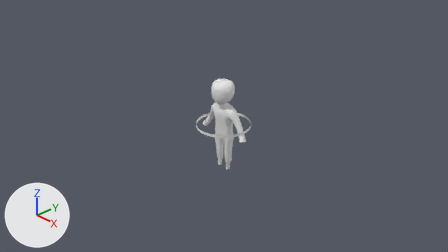
The Blender file Assets/Models/Player/player.blend: old version first, new version second.
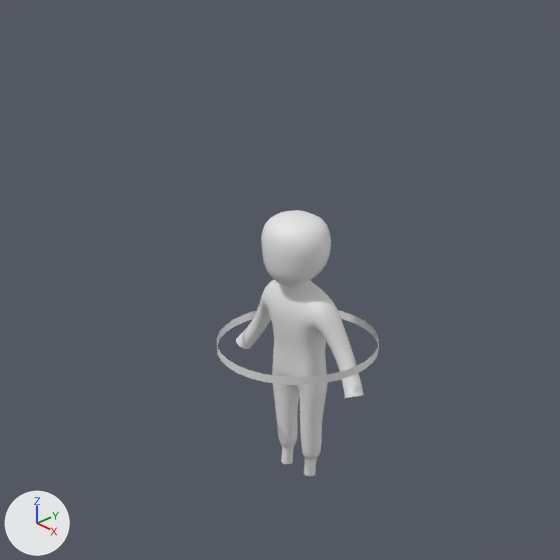
There are two pictures of each version: one from the file's camera 'Camera', one close up on the part from 27% to 70% of the width and 3% to 78% of the height. Every picture has the same lights, and +X, +Y and +Z are marked at lower left.

Script lines for the objects in view, before the commit:
```python
me_circle = bpy.data.meshes.new('Circle')
me_circle.from_pydata(...)  # 64 vertices, 32 faces; spans x -0.5..0.5, y -0.5..0.5, z -0.054..0.0
me_circle.polygons.foreach_set('use_smooth', [True] * 32)
me_cube_001 = bpy.data.meshes.new('Cube.001')
me_cube_001.from_pydata(...)  # 67 vertices, 56 faces; spans x 0.0..0.558, y -0.144..0.152, z -0.918..0.448
me_cube_001.polygons.foreach_set('use_smooth', [True] * 56)
# before: 27 (0.425, 0.112, 0.002), 28 (0.421, 0.007, -0.002), 29 (0.34, 0.107, -0.064), 30 (0.341, -0.001, -0.064), 31 (0.558, 0.064, -0.189)
# before: 32 (0.553, -0.052, -0.164), 33 (0.449, 0.046, -0.241), 34 (0.45, -0.073, -0.21)
me_cube_002 = bpy.data.meshes.new('Cube.002')
me_cube_002.from_pydata(...)  # 30 vertices, 24 faces; spans x 0.0..0.232, y -0.223..0.195, z -1.116..-0.647
me_cube_002.polygons.foreach_set('use_smooth', [True] * 24)
ob_body = bpy.data.objects.new('Body', me_cube_001)
ob_body.location = (0.0, 0.0, 0.0)
_m = ob_body.modifiers.new('Mirror', 'MIRROR')
_m = ob_body.modifiers.new('Subdivision', 'SUBSURF')
_m.levels = 2
ob_hat = bpy.data.objects.new('Hat', me_circle)
ob_hat.location = (0.0, 0.0, 0.0)
ob_head = bpy.data.objects.new('Head', me_cube_002)
ob_head.location = (0.0, 0.0, 1.479)
_m = ob_head.modifiers.new('Mirror', 'MIRROR')
_m = ob_head.modifiers.new('Subdivision', 'SUBSURF')
_m.levels = 2
```
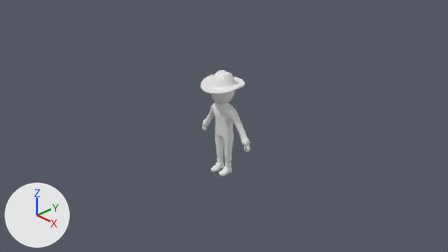
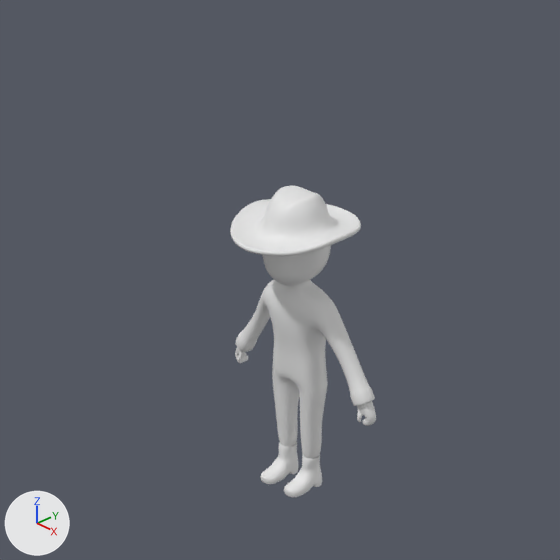
Commit message: player modelled

Location of each change, (x1, y1, x2, y2) in pixels of the close-ups (560 x 560 px):
'Body', reshaped
    before: (236, 280, 364, 476)
    after: (236, 280, 375, 459)
'Hat', reshaped, moved, modifiers changed (19% narrower, 7% shorter)
    before: (217, 310, 379, 385)
    after: (230, 186, 361, 256)
'Shoes', added
    after: (260, 442, 322, 497)
'Hands', added
    after: (235, 347, 376, 426)
part 1 of me_cube_001, built on
    before: (236, 297, 364, 398)
    after: (236, 295, 375, 406)
part 2 of me_circle, added
    after: (230, 186, 361, 256)
part 3 of me_circle, deleted
    before: (217, 310, 379, 385)
'Head', unchanged, covered by the edit
    before: (261, 210, 331, 286)
    after: (263, 245, 331, 286)

What changed in the scene script:
```text
Change me_cube_001:
    where me_cube_001.from_pydata(...)  # 67 vertices, 56 faces; spans x 0.0..0.558, y -0.144..0.152, z -0.918..0.448
    used by ob_body; location = (0.0, 0.0, 0.0)
    verts and faces of me_cube_001; kept vertices keep their numbers, new ones are numbered from 67
    me_cube_001 part 1
    add verts[27] = (0.434, 0.112, 0.027)  # moved
    add verts[30] = (0.35, -0.001, -0.039)  # moved
    add verts[28] = (0.431, 0.007, 0.023)  # moved
    add verts[29] = (0.35, 0.107, -0.04)  # moved
    add verts[31] = (0.56, 0.105, -0.146)  # moved
    add verts[32] = (0.556, -0.014, -0.148)  # moved
    add verts[33] = (0.455, 0.099, -0.207)  # moved
    add verts[34] = (0.456, -0.024, -0.204)  # moved
    add verts[67] = (0.57, 0.117, -0.14)
    add verts[68] = (0.565, -0.024, -0.142)
    add verts[69] = (0.446, 0.109, -0.213)
    add verts[70] = (0.446, -0.036, -0.209)
    add verts[71] = (0.609, 0.117, -0.207)
    add verts[72] = (0.604, -0.024, -0.208)
    add verts[73] = (0.485, 0.109, -0.279)
    add verts[74] = (0.486, -0.036, -0.275)
    add verts[75] = (0.602, 0.108, -0.211)
    add verts[76] = (0.597, -0.016, -0.213)
    add verts[77] = (0.493, 0.101, -0.274)
    add verts[78] = (0.493, -0.027, -0.271)
    add verts[79] = (0.577, 0.095, -0.196)
    add verts[80] = (0.573, -0.005, -0.197)
    add verts[81] = (0.488, 0.089, -0.247)
    add verts[82] = (0.489, -0.014, -0.245)
    add faces += [(33, 69, 70, 34), (31, 67, 69, 33), (32, 34, 70, 68), (31, 32, 68, 67), (69, 73, 74, 70), (67, 71, 73, 69)]
    add faces += [(68, 70, 74, 72), (67, 68, 72, 71), (72, 74, 78, 76), (71, 72, 76, 75), (73, 77, 78, 74), (71, 75, 77, 73)]
    add faces += [(77, 81, 82, 78), (75, 79, 81, 77), (76, 78, 82, 80), (75, 76, 80, 79)]
Change me_circle:
    used by ob_hat; location = (0.0, 0.0, 0.0)
    remove me_circle.from_pydata(...)  # 64 vertices, 32 faces; spans x -0.5..0.5, y -0.5..0.5, z -0.054..0.0
    add me_circle.from_pydata(...)  # 238 vertices, 209 faces; spans x 0.0..0.383, y -0.409..0.408, z 0.709..0.985
    me_circle part 2: 238 vertices added at x 0.0..0.383, y -0.409..0.408, z 0.709..0.985
    me_circle part 3: 64 vertices removed from x -0.5..0.5, y -0.5..0.5, z -0.054..0.0
Add me_cube_005:
    me_cube_005.from_pydata(...)  # 70 vertices, 75 faces; spans x 0.041..0.18, y -0.204..0.094, z -0.991..-0.772
    me_cube_005.polygons.foreach_set('use_smooth', [True] * 75)
Add me_cube_004:
    me_cube_004.from_pydata(...)  # 42 vertices, 38 faces; spans x 0.5..0.627, y -0.023..0.097, z -0.392..-0.207
    me_cube_004.polygons.foreach_set('use_smooth', [True] * 38)
Change ob_hat:
    ob_hat.location: (0.0, 0.0, 0.0) -> (0.0, -0.015, 0.0)
    add _m = ob_hat.modifiers.new('Mirror', 'MIRROR')
    add _m = ob_hat.modifiers.new('Subdivision', 'SUBSURF')
    add _m = ob_hat.modifiers.new('EdgeSplit', 'EDGE_SPLIT')
    add _m.split_angle = 0.445
Add ob_shoes:
    ob_shoes = bpy.data.objects.new('Shoes', me_cube_005)
    ob_shoes.location = (0.0, 0.0, 0.0)
    _m = ob_shoes.modifiers.new('Mirror', 'MIRROR')
    _m = ob_shoes.modifiers.new('Subdivision', 'SUBSURF')
    _m.levels = 2
Add ob_hands:
    ob_hands = bpy.data.objects.new('Hands', me_cube_004)
    ob_hands.location = (0.0, 0.0, 0.0)
    _m = ob_hands.modifiers.new('Mirror', 'MIRROR')
    _m = ob_hands.modifiers.new('Subdivision', 'SUBSURF')
    _m.levels = 2
```
